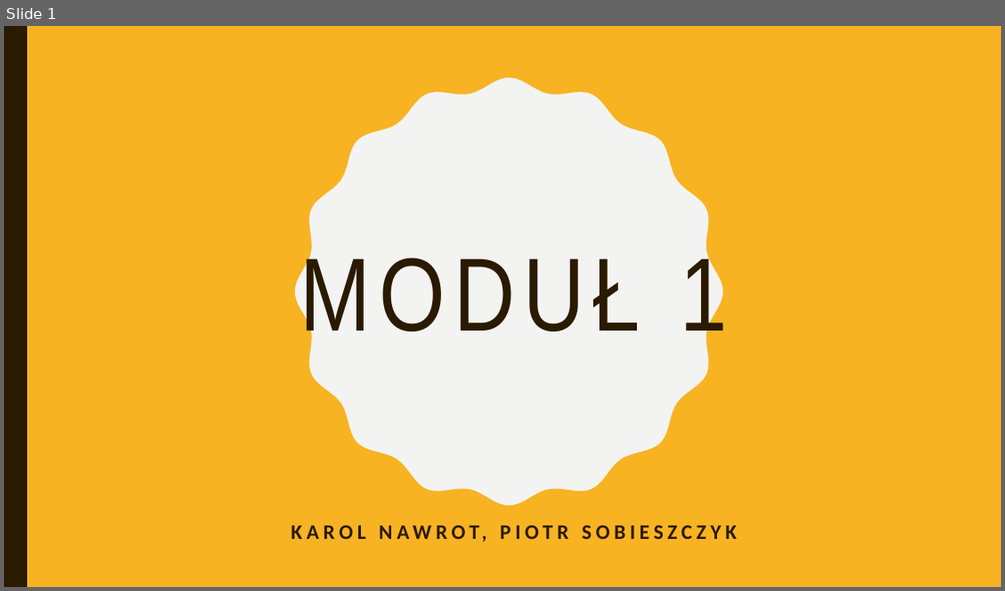
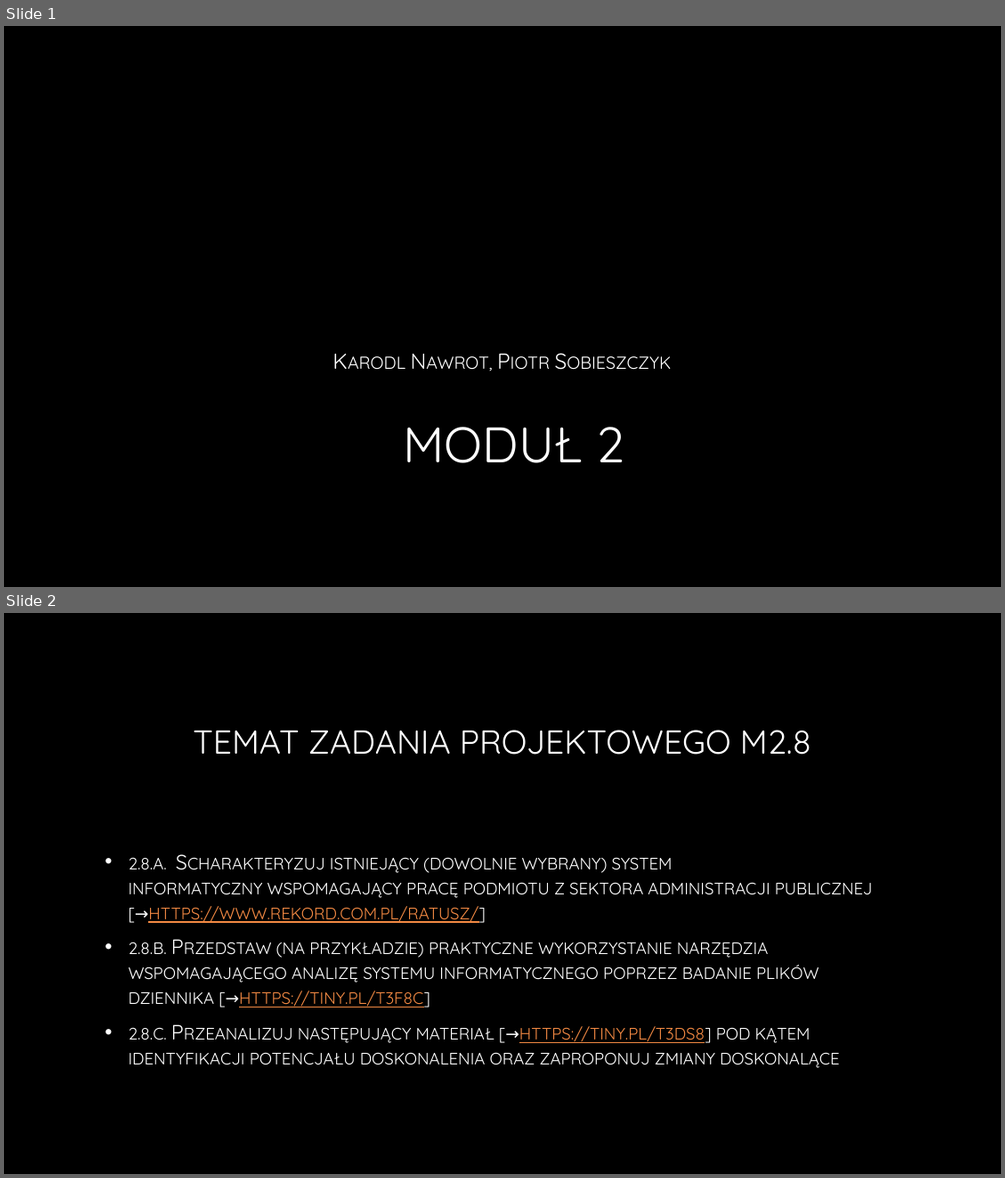
Before and after one commit to Sobiechh/ZSI, a slide deck: MODUL 2/Moduł2.pptx. Shown one above the other, each under a label of ours: slide 1 before the commit, slides 1 and 2 after it. The pictures are 1005x591 and 1005x1178 pixels, drawn with LibreOffice and Linux fonts; fonts in the diff are those of the drawing; background and template pictures are left out. Boxes give left, top, right and bottom in pixels: in the first picture for what was removed or moved away, otherwise in the second. Text is boxed around its words. In the diff, an @@ line names an element or a change of style, - is before the commit and + after.

```diff
--- a/MODUL 2/Moduł2.pptx
+++ b/MODUL 2/Moduł2.pptx
@@ slide 2 added at [4, 613, 1001, 1174], background picture (left out) @@
@@ title added at [193, 730, 811, 755], 32 pt, text gradient #FFFFFF to #A6A6A6 @@
+TEMAT ZADANIA PROJEKTOWEGO M2.8
@@ text added at [129, 857, 873, 1068], 20 pt, text gradient #FFFFFF to #BFBFBF, small capitals @@
+• 2.8.a. Scharakteryzuj istniejący (dowolnie wybrany) system informatyczny wspomagający pracę podmiotu z sektora administracji publicznej [→https://www.rekord.com.pl/ratusz/]
+• 2.8.b. Przedstaw (na przykładzie) praktyczne wykorzystanie narzędzia wspomagającego analizę systemu informatycznego poprzez badanie plików dziennika [→https://tiny.pl/t3f8c]
+• 2.8.c. Przeanalizuj następujący materiał [→https://tiny.pl/t3ds8] pod kątem identyfikacji potencjału doskonalenia oraz zaproponuj zmiany doskonalące
@@ slide 1 changed as well @@
@@ background #F8B323 to picture (left out) @@
@@ rectangle removed at [4, 26, 27, 587] @@
@@ freeform shape removed at [295, 78, 723, 506] @@
@@ title "MODUŁ 2" at [404, 426, 625, 463]: vertical alignment middle to bottom @@
@@ subtitle at [146, 344, 857, 499]: text changed; size 20 to 21 pt; font Calibri to Quicksand; text colour #2A1A00 to gradient #FFFFFF to #BFBFBF; bold off @@
-KAROL NAWROT, PIOTR SOBIESZCZYK
+Karodl Nawrot, Piotr Sobieszczyk
@@ title at [404, 426, 625, 463]: text changed; size 100 to 48 pt; font Arial Narrow to Quicksand; text colour #2A1A00 to gradient #FFFFFF to #A6A6A6 @@
-MODUŁ 1
+MODUŁ 2
```
Also in this commit, not shown: 15 other slides added, 12 slides removed, 2 other files.
